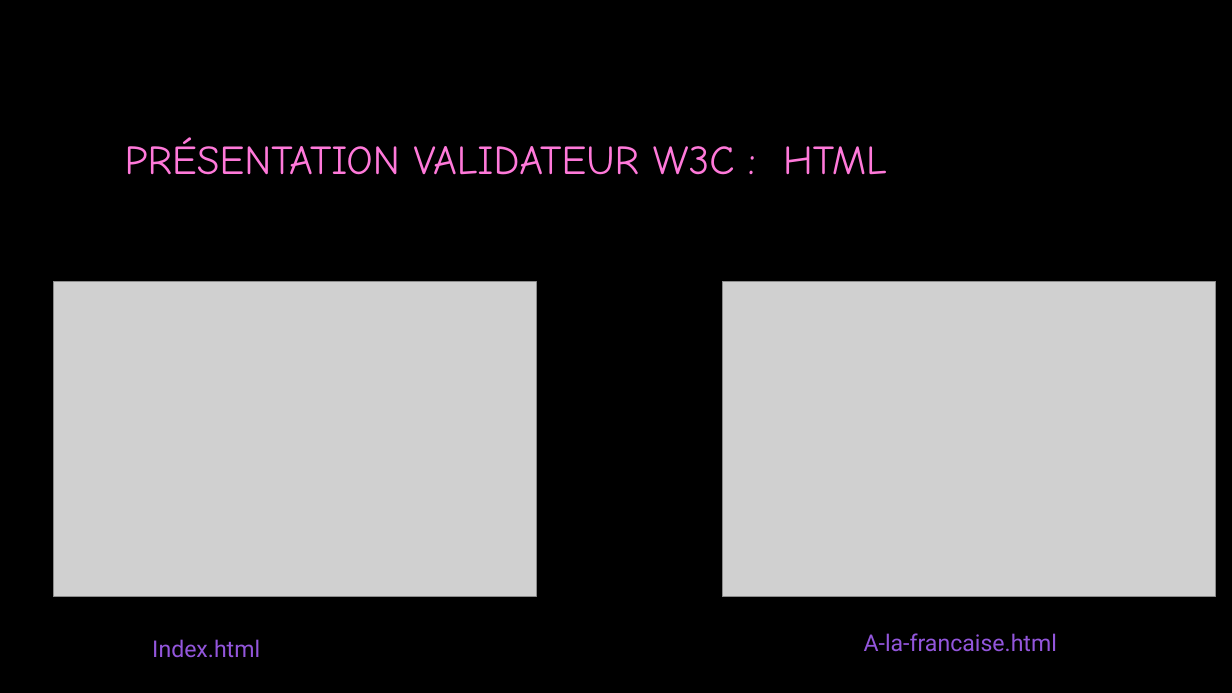
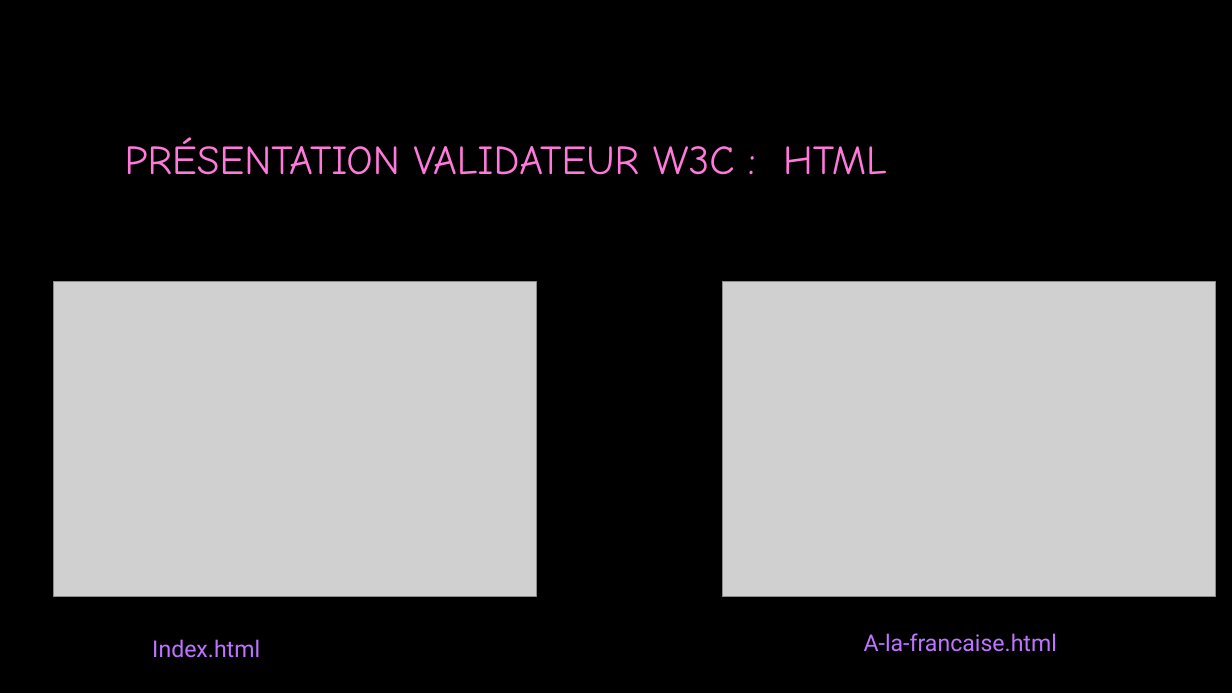
Before and after one commit to julescynamon/CYNAMONJules_3_19102021, a slide deck: slide 6 of PrésentationProjet 3.pptx (slide 5 before the commit). Drawn at 1232x693 pixels with LibreOffice and Linux fonts; fonts in the diff are those of the drawing; grey boxes stand for pictures; background and template pictures are left out. Boxes give left, top, right and bottom in pixels: in the first picture for what was removed or moved away, otherwise in the second. Text is boxed around its words. In the diff, an @@ line names an element or a change of style, - is before the commit and + after.

```diff
--- a/PrésentationProjet 3.pptx
+++ b/PrésentationProjet 3.pptx
@@ text "A-la-francaise.html" at (864,633,1057,652): text colour #9356DC to #BD75FF @@
@@ text "Index.html" at (152,639,260,658): text colour #9356DC to #BD75FF @@
```
Also in this commit, not shown: 6 other slides changed, 1 slide added, 1 other file.
